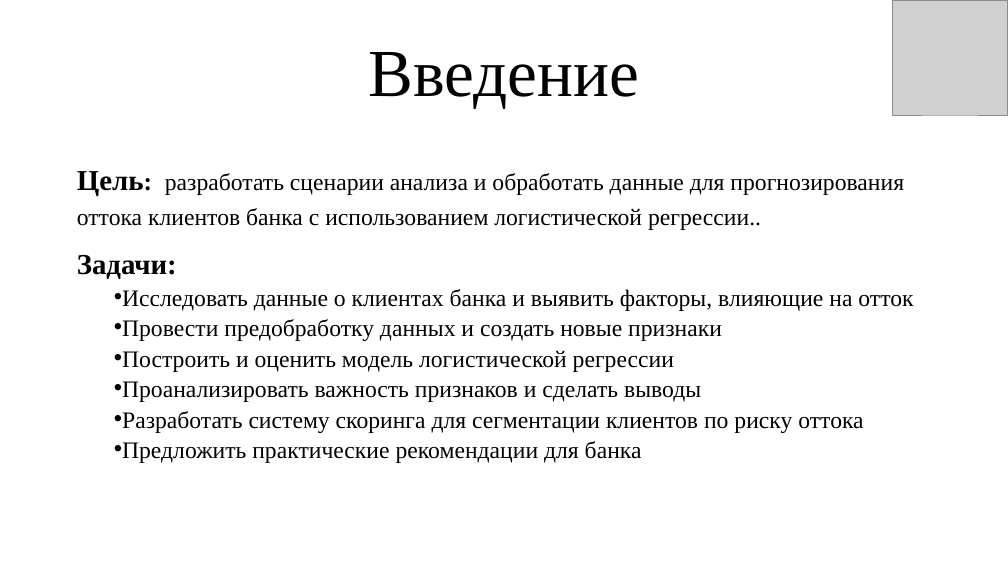
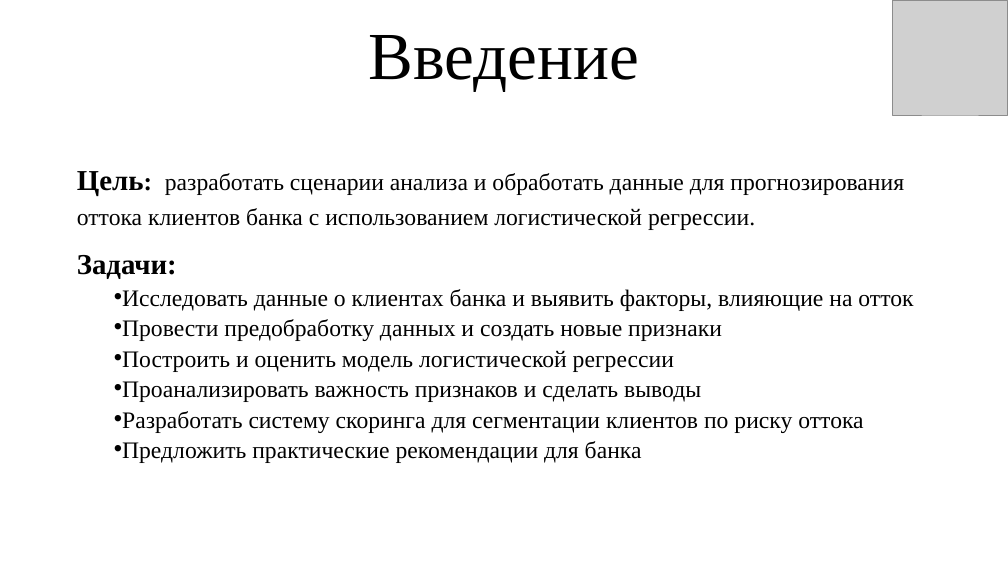
Before and after one commit to Kirill010/RTU-MIREA, a slide deck: slide 2 of 4 курс/Прогнозно-аналитические системы/Курсовая работа/Курсовая_работа_КимКС.pptx. Drawn at 1008x567 pixels with LibreOffice and Linux fonts; fonts in the diff are those of the drawing; grey boxes stand for pictures. Boxes give left, top, right and bottom in pixels: in the first picture for what was removed or moved away, otherwise in the second. Text is boxed around its words. In the diff, an @@ line names an element or a change of style, - is before the commit and + after.

```diff
--- a/4 курс/Прогнозно-аналитические системы/Курсовая работа/Курсовая_работа_КимКС.pptx
+++ b/4 курс/Прогнозно-аналитические системы/Курсовая работа/Курсовая_работа_КимКС.pptx
@@ title "Введение": place and size @@
-title "Введение" at bbox=[369, 52, 640, 109]
+title "Введение" at bbox=[369, 35, 640, 91]
@@ text at bbox=[77, 171, 904, 230]: text changed @@
-Цель: разработать сценарии анализа и обработать данные для прогнозирования оттока клиентов банка с использованием логистической регрессии..
+Цель: разработать сценарии анализа и обработать данные для прогнозирования оттока клиентов банка с использованием логистической регрессии.
```
Also in this commit, not shown: 9 other slides changed, 1 other file.
